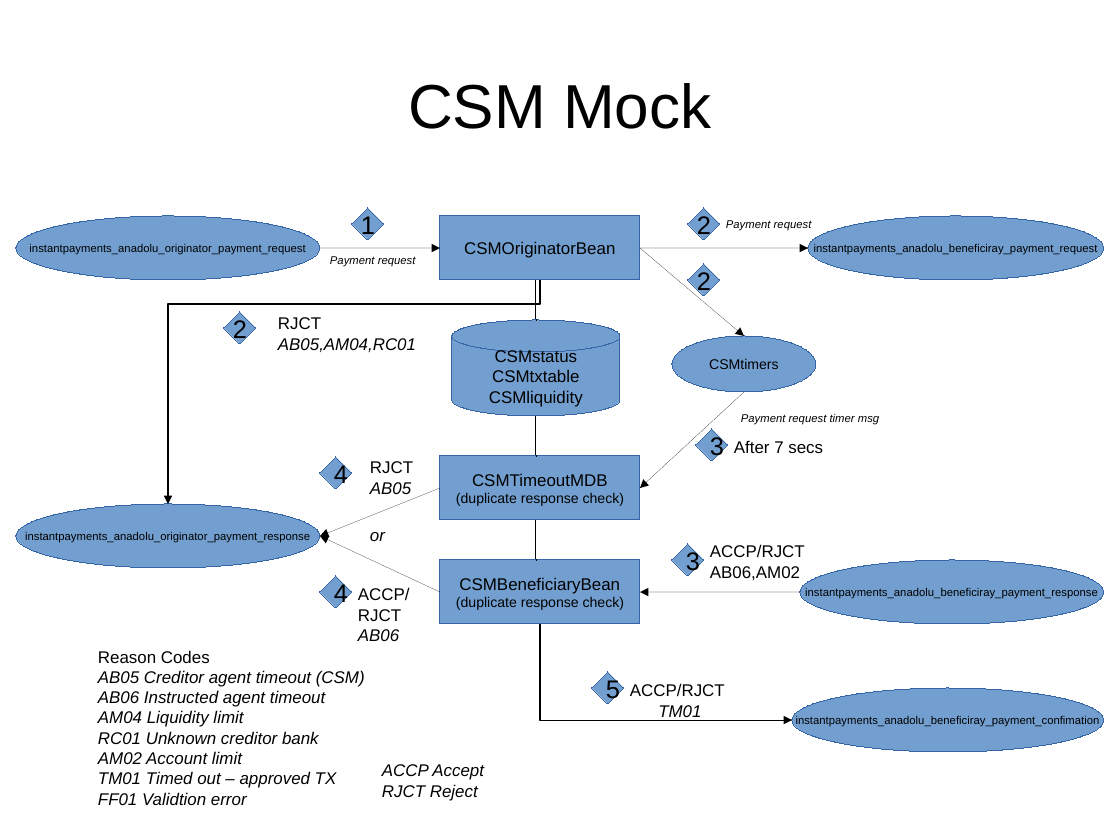
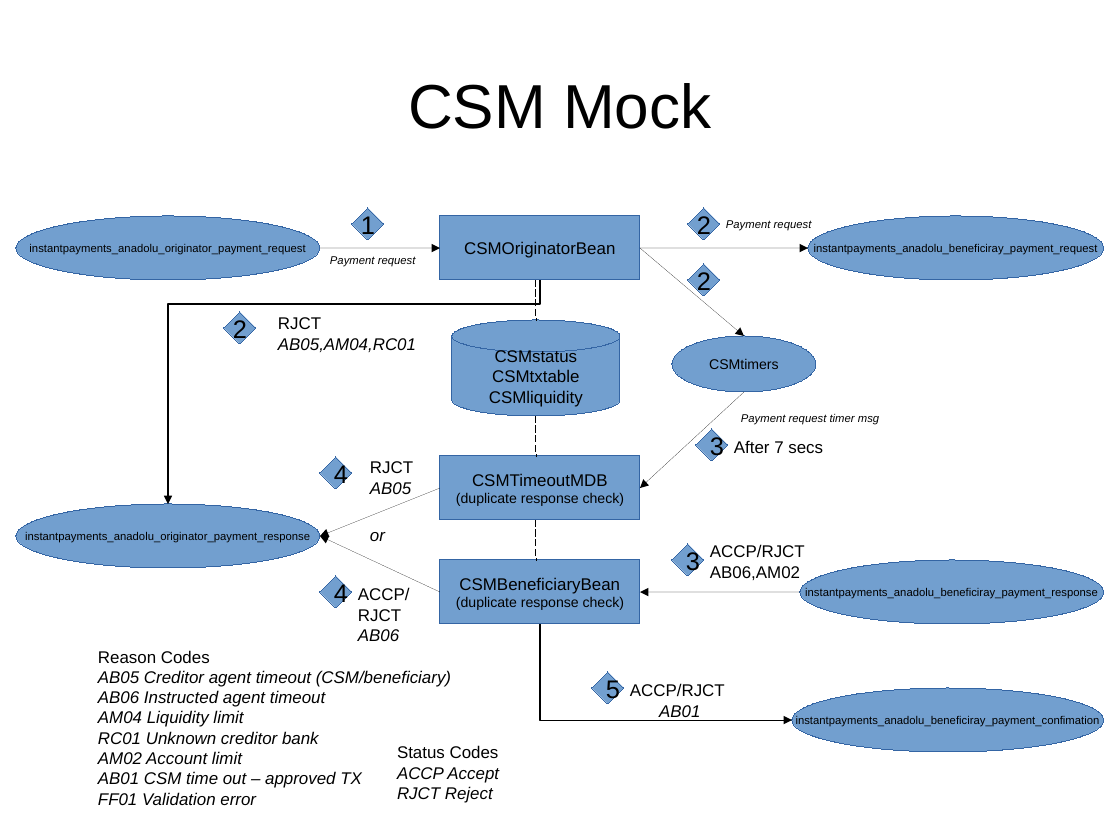
Before and after one commit to arsuk/ip-mdb-csm, a slide deck: slide 1 of CSMmock.odp. Drawn at 1120x840 pixels with LibreOffice and Linux fonts; fonts in the diff are those of the drawing. Boxes give left, top, right and bottom in pixels: in the first picture for what was removed or moved away, otherwise in the second. Text is boxed around its words. In the diff, an @@ line names an element or a change of style, - is before the commit and + after.

Commit message:
Removed code for indirect liquidity table and update the status table directly.

```diff
--- a/CSMmock.odp
+++ b/CSMmock.odp
@@ text at box(98, 670, 451, 687): text changed @@
-AB05 Creditor agent timeout (CSM)
+AB05 Creditor agent timeout (CSM/beneficiary)
@@ text at box(659, 705, 700, 721): text changed @@
-TM01
+AB01
@@ text "Status Codes": place and size @@
-text "Status Codes" at box(382, 764, 484, 801)
+text "Status Codes" at box(397, 745, 499, 803)
@@ text at box(397, 745, 499, 758): paragraph added @@
+Status Codes
@@ text at box(98, 771, 362, 805): text changed @@
-TM01 Timed out – approved TX
-FF01 Validtion error
+AB01 CSM time out – approved TX
+FF01 Validation error
```
Also in this commit, not shown: 1 other slide changed, 2 slides removed, 16 other files.
